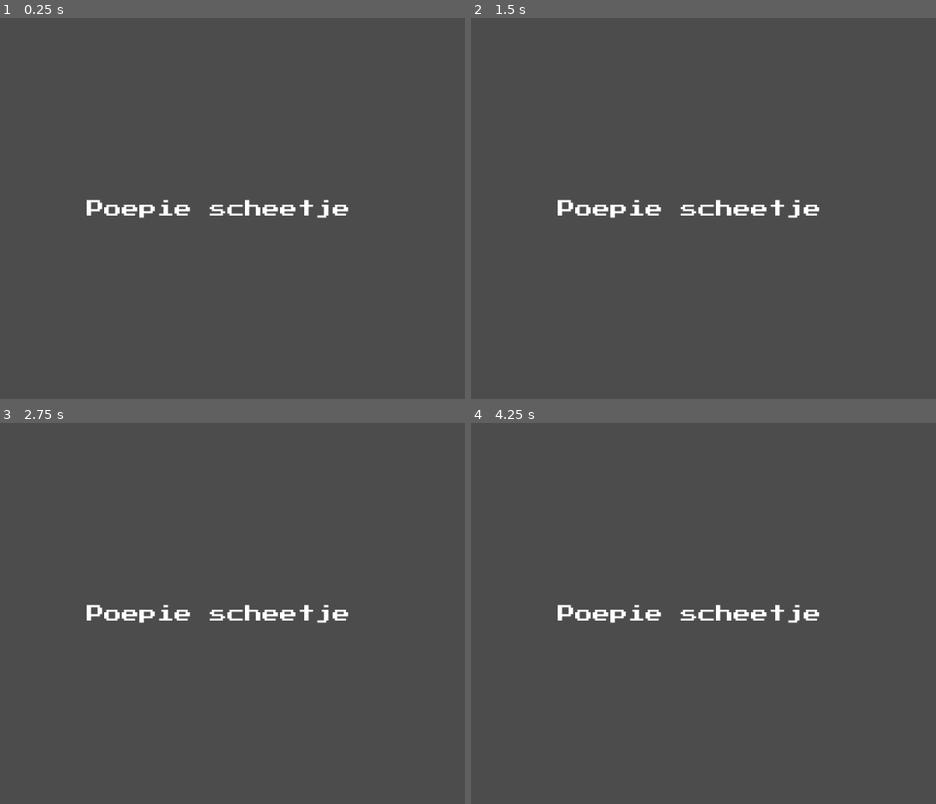
Above: before the commit, frames 1-4 (two rows, left to right).
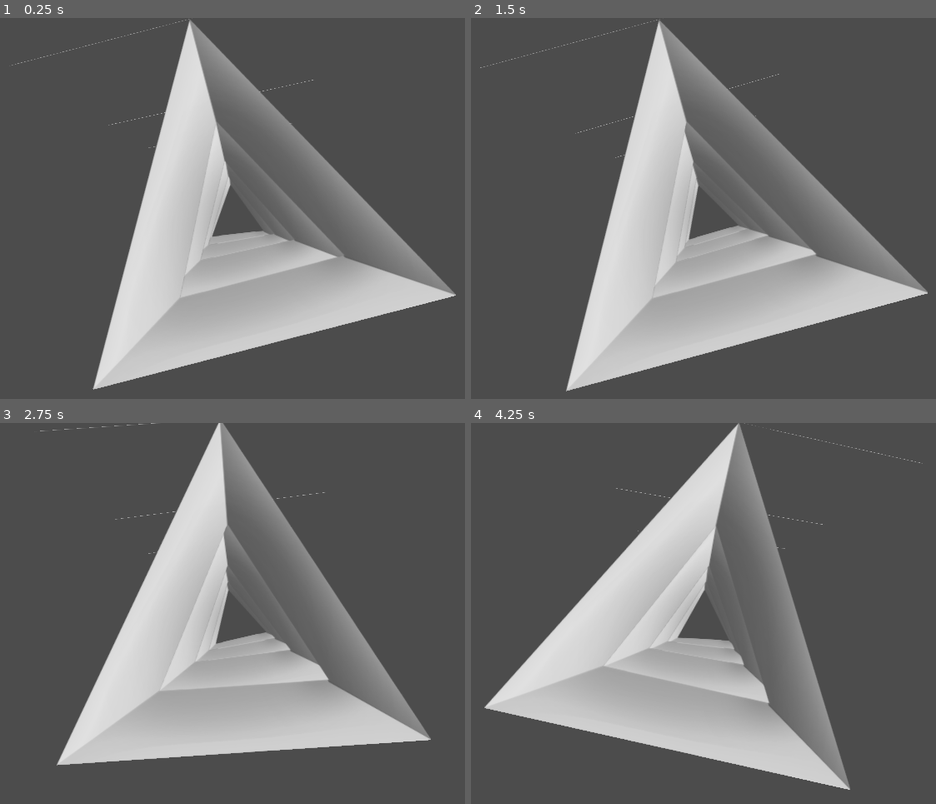
Above: after the commit, the same moments.

Repository: DavidZwitser/GMTK-Jam-2020
Game: Godot game, scene res://Scenes/Main.tscn
Two runs of this game, one before a commit and one after it. Both use one fixed random seed, a clock stepped at 60 frames per second and the inputs below.
Inputs (mouse positions are in pixels of both pictures, inside the frame that each line leads up to):
- Up to frame 1 (0.25 s): no input
- Up to frame 2 (1.5 s): move the mouse to (852, 193) at 0.52 s; click (852, 193) at 0.67 s; drag from (568, 231) to (670, 292) at 1.27 s
- Up to frame 3 (2.75 s): move the mouse to (297, 533) at 2.02 s; click (297, 533) at 2.17 s
- Up to frame 4 (4.25 s): drag from (670, 697) to (503, 560) at 2.77 s; move the mouse to (903, 678) at 3.52 s; click (903, 678) at 3.67 s

The runs differ from the first frame. In frame 1, 32% of the frame differs, in the area x 2-99%, y 0-98%; in frame 2, 32%, in the area x 1-99%, y 0-99%; in frame 3, 32%; in frame 4, 32%.

Commit message:
Added layers

Diff:
--- /dev/null
+++ b/Objects/Triangle.tscn
@@ -0,0 +1,17 @@
+[gd_scene load_steps=4 format=2]
+
+[ext_resource path="res://Images/driehoek_test.png" type="Texture" id=1]
+[ext_resource path="res://Scripts/TriangleBehaviour.gd" type="Script" id=2]
+
+[sub_resource type="SpriteFrames" id=1]
+animations = [ {
+"frames": [ ExtResource( 1 ) ],
+"loop": true,
+"name": "default",
+"speed": 5.0
+} ]
+
+[node name="Triangle" type="AnimatedSprite3D"]
+transform = Transform( 1, 0, 0, 0, 1, 0, 0, 0, 1, 0, 1.82387, 0 )
+frames = SubResource( 1 )
+script = ExtResource( 2 )
--- a/Scenes/Main.tscn
+++ b/Scenes/Main.tscn
@@ -1,20 +1,16 @@
 [gd_scene load_steps=3 format=2]
 
-[ext_resource path="res://Fonts/PressStart2P-Regular.ttf" type="DynamicFontData" id=1]
+[ext_resource path="res://Objects/Triangle.tscn" type="PackedScene" id=1]
+[ext_resource path="res://Scripts/World.gd" type="Script" id=2]
 
-[sub_resource type="DynamicFont" id=1]
-size = 27
-font_data = ExtResource( 1 )
+[node name="Main" type="Spatial"]
 
-[node name="Main" type="Position2D"]
+[node name="Wereld" type="Spatial" parent="."]
+script = ExtResource( 2 )
+Triangle = ExtResource( 1 )
+rotationSpeed = 0.734
+rotationOffset = 0.222
+rotationAmplitude = 0.289
 
-[node name="Poep tekst" type="Label" parent="."]
-margin_left = 288.0
-margin_top = 280.0
-margin_right = 693.0
-margin_bottom = 312.0
-custom_fonts/font = SubResource( 1 )
-text = "Poepie scheetje"
-__meta__ = {
-"_edit_use_anchors_": false
-}
+[node name="Camera" type="Camera" parent="."]
+transform = Transform( 1, 0, 0, 0, 1, 0, 0, 0, 1, 0, 0, 15.6801 )
--- /dev/null
+++ b/Scripts/TriangleBehaviour.gd
@@ -0,0 +1,13 @@
+extends AnimatedSprite3D
+
+var rotateTarget: int = 0
+
+func _ready() -> void:
+	pass # Replace with function body.
+
+
+func _process(delta: float) -> void:
+
+	#print(name)
+
+	pass
--- /dev/null
+++ b/Scripts/World.gd
@@ -0,0 +1,33 @@
+extends Spatial
+
+export var amountOfTriangels: int = 4
+export (PackedScene) var Triangle
+export var depthScale: int = 12
+
+var time: float = 0
+export var rotationSpeed: float = .05
+export var rotationOffset: float = .05
+export var rotationAmplitude: float = .1
+
+var triangles = []
+
+func _ready() -> void:
+
+	for i in range(amountOfTriangels):
+		var triangle: AnimatedSprite3D = Triangle.instance()
+
+		var z: float = -i * depthScale
+		triangle.translation.z = z
+
+		triangles.append(triangle)
+		add_child(triangle)
+
+func _process(delta: float) -> void:
+	time += delta
+
+	var index: int = len(triangles)
+
+	for triangle in triangles:
+		triangle.rotation.z = sin(time * rotationSpeed + index * rotationOffset) * rotationAmplitude
+
+		index -= 1
--- a/Styles/default_env.tres
+++ b/default_env.tres
@@ -1,5 +1,7 @@
 [gd_resource type="Environment" load_steps=2 format=2]
+
 [sub_resource type="ProceduralSky" id=1]
+
 [resource]
 background_mode = 2
 background_sky = SubResource( 1 )
Binary file added: Images/Laag_3.png
Not shown, added: Images/Laag_3.png.import
Binary file added: Images/driehoek_test.png
Not shown, added: Images/driehoek_test.png.import
